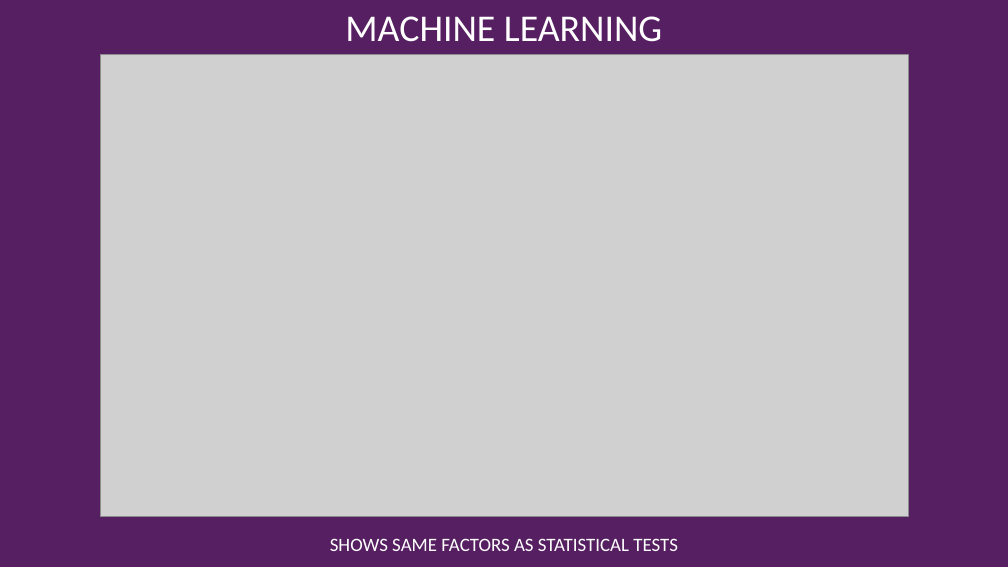
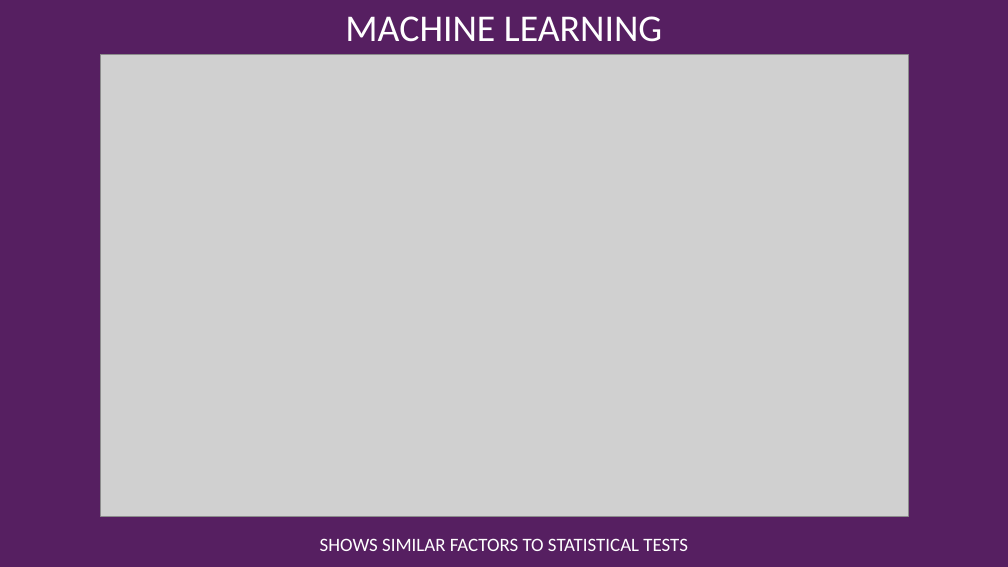
Before and after one commit to NoorullahMuhammadKhan/Noorullah-Khan-Github-Repository, a slide deck: slide 14 of Scyne Advisory Interview/Scyne Advisory Presentation.pptx. Drawn at 1008x567 pixels with LibreOffice and Linux fonts; fonts in the diff are those of the drawing; grey boxes stand for pictures; background and template pictures are left out. Boxes give left, top, right and bottom in pixels: in the first picture for what was removed or moved away, otherwise in the second. Text is boxed around its words. In the diff, an @@ line names an element or a change of style, - is before the commit and + after.

```diff
--- a/Scyne Advisory Interview/Scyne Advisory Presentation.pptx
+++ b/Scyne Advisory Interview/Scyne Advisory Presentation.pptx
@@ text at (320, 538, 688, 551): text changed @@
-SHOWS SAME FACTORS AS STATISTICAL TESTS
+SHOWS SIMILAR FACTORS TO STATISTICAL TESTS
```
Also in this commit, not shown: 6 other slides changed, 2 slides added, 1 other file.
